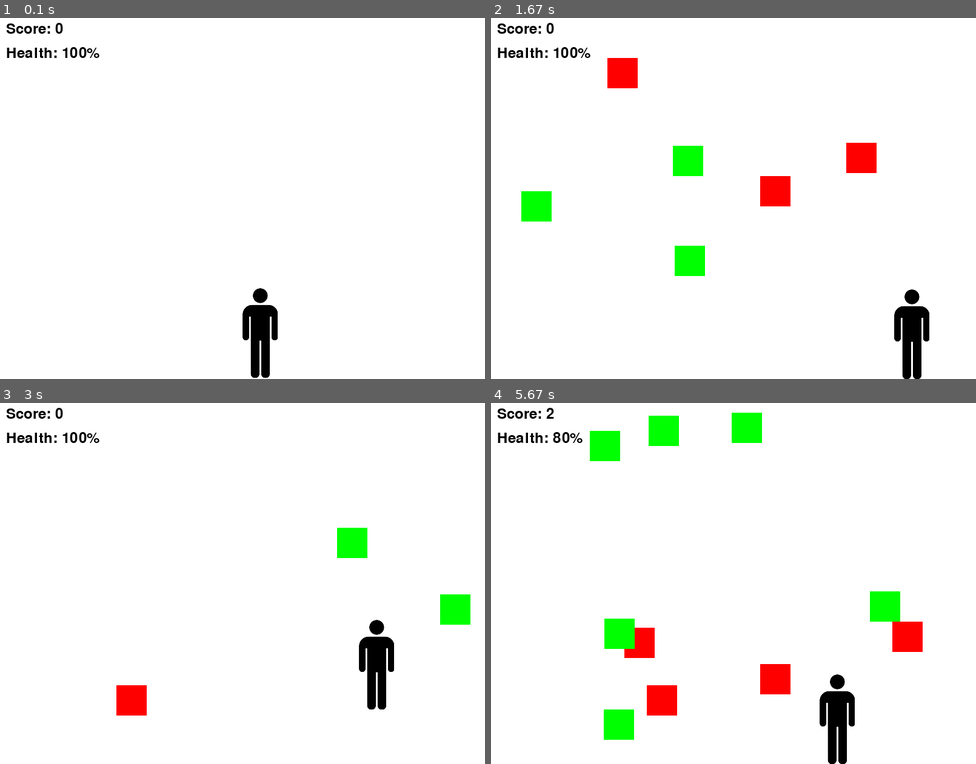
Above: before the commit, frames 1-4 (two rows, left to right).
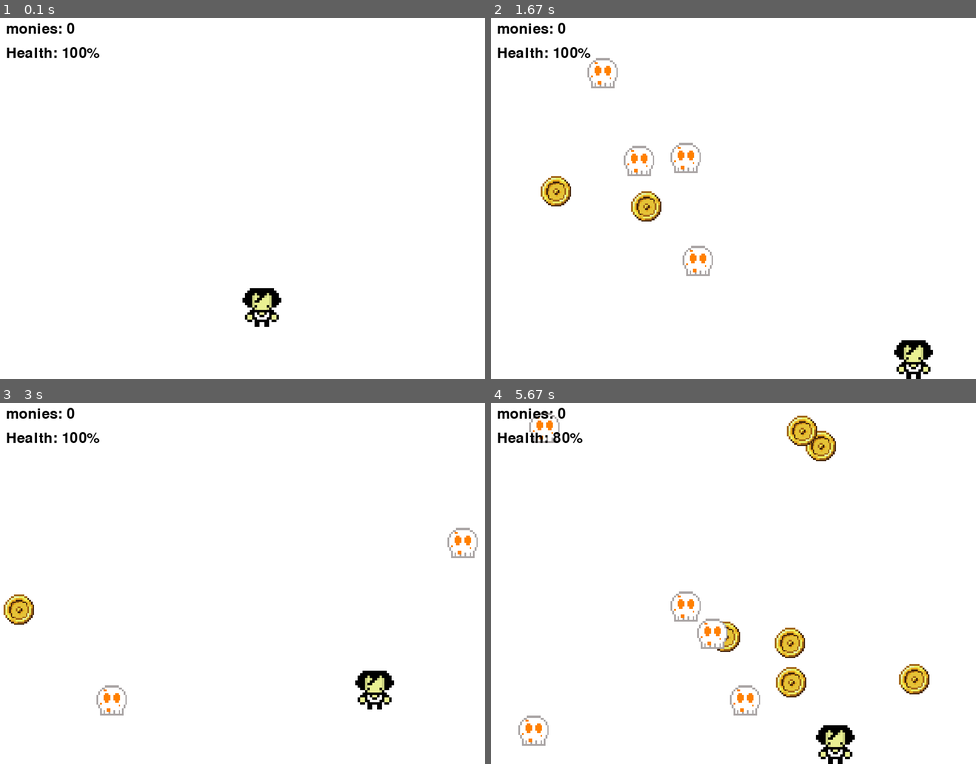
Above: after the commit, the same moments.

Repository: SohamKukreti/pygameworkshop
Game: pygame game, started from main.py
The game is run twice, just before and just after one commit, with the same random seed, the same clock (stepped at 60 frames per second) and the same inputs.
Inputs:
- Up to frame 1 (0.1 s): no input
- Up to frame 2 (1.67 s): hold S 0.33-0.8 s; hold Right 0.33-0.8 s; tap A at 0.83 s; hold Right 1.17-1.63 s
- Up to frame 3 (3 s): hold Up 1.67-1.97 s; hold Right 2-2.47 s; hold Left from 2.5 s (still down)
- Up to frame 4 (5.67 s): release Left at 3.03 s; hold Down 3.07-3.37 s; hold Left 3.4-3.8 s; hold Up 3.83-4.2 s; hold Right 4.23-4.87 s; hold Down 4.9-5.27 s; hold Left from 5.3 s (still down)

The runs differ from the first frame. In frame 1, 1.4% of the frame differs, in the area x 1-58%, y 1-100%; in frame 2, 5.7%; in frame 3, 3.7%; in frame 4, 9.4%, in the area x 1-91%, y 1-100%.

Commit message:
Add assets, Make improvements and add comments to explain code

Diff:
--- a/main.py
+++ b/main.py
@@ -1,116 +1,156 @@
-import pygame
-import random
+import pygame  # Importing the Pygame library to create games
+import random  # Importing the random library to generate random numbers
 
+# Initialize Pygame so we can use its functions
 pygame.init()
-clock = pygame.time.Clock()
+clock = pygame.time.Clock()  # Create a clock to manage frame rate
 
+# Set the screen size for the game
 screen_width = 800
 screen_height = 600
 
+# Create the game window with the specified width and height
 screen = pygame.display.set_mode((screen_width, screen_height))
-pygame.display.set_caption("OSDC workshop")
+pygame.display.set_caption("OSDC workshop")  # Set the title of the game window
 
+# Uncomment to load a background image (optional)
+#background = pygame.image.load("assets/background.png")
 
+# Game is running until set to False
 running = True
-item_x = screen_width // 2
-item_y = screen_height - screen_height // 4
-item_dx = 0
-item_dy = 0
-item = pygame.image.load("assets/person.png")
-item = pygame.transform.scale(item, (58, 148))
 
+# Set the initial position of the player
+player_x = screen_width // 2  # Center horizontally
+player_y = screen_height - screen_height // 4  # Place near the bottom
+player_dx = 0  # Change in x-direction (initially zero, i.e., no movement)
+player_dy = 0  # Change in y-direction (initially zero, i.e., no movement)
+
+# Load the player character image and resize it
+player = pygame.image.load("assets/character.png")
+player = pygame.transform.scale(player, (64, 64))
+
+# Load and resize the coin image (for green rectangles)
+coin_image = pygame.image.load("assets/coin.png")
+coin_image = pygame.transform.scale(coin_image, (50, 50))
+
+# Load and resize the skull image (for red rectangles)
+skull_image = pygame.image.load("assets/skull.png")
+skull_image = pygame.transform.scale(skull_image, (50, 50))
+
+# Initialize game score and player health
 score = 0
 health = 100
 
+# Define properties of the falling rectangles (coins and skulls)
 rect_width = 50
 rect_height = 50
-rect_speed = 5
-rectangles = []
+rect_speed = 5  # Speed at which the rectangles fall
+rectangles = []  # List to hold all the falling rectangles
 
-GREEN = (0, 255, 0)
-RED = (255, 0, 0)
+# Function to create a new rectangle (either a coin or a skull)
+def create_rectangle():
+    x = random.randint(0, screen_width - rect_width)  # Random horizontal position
+    color = 'green' if random.random() < 0.5 else 'red'  # Randomly choose color: green or red
+    return [x, 0, rect_width, rect_height, color]  # Return the rectangle as a list
 
+# Function to display everything on the screen
+def display():
+    screen.fill((255, 255, 255))  # Fill the screen with white (clear previous frame)
+    # Uncomment to draw a background image
+    #screen.blit(background, (0, 0))
 
-def create_rectangle():
-    x = random.randint(0, screen_width - rect_width)
-    color = GREEN if random.random() < 0.5 else RED
-    return [x, 0, rect_width, rect_height, color]
+    # Draw the player character at its current position
+    screen.blit(player, (player_x, player_y))
 
-def display():
-    screen.fill((255, 255, 255))
+    # Draw all the falling rectangles
+    for rect in rectangles:
+        if rect[4] == 'green':  # If rectangle is green, draw a coin
+            screen.blit(coin_image, (rect[0], rect[1]))
+        elif rect[4] == 'red':  # If rectangle is red, draw a skull
+            screen.blit(skull_image, (rect[0], rect[1]))
 
-    screen.blit(item, (item_x, item_y))
+    # Display the score and health in the top left corner
+    font = pygame.font.Font(None, 36)  # Set font and size
+    score_text = font.render(f"monies: {score}", True, (0, 0, 0))  # Create text for score
+    health_text = font.render(f"Health: {health}%", True, (0, 0, 0))  # Create text for health
+    screen.blit(score_text, (10, 10))  # Draw score on screen
+    screen.blit(health_text, (10, 50))  # Draw health on screen
 
-    for rect in rectangles:
-        pygame.draw.rect(screen, rect[4], (rect[0], rect[1], rect[2], rect[3]))
-
-    font = pygame.font.Font(None, 36)
-    score_text = font.render(f"Score: {score}", True, (0, 0, 0))
-    health_text = font.render(f"Health: {health}%", True, (0, 0, 0))
-    screen.blit(score_text, (10, 10))
-    screen.blit(health_text, (10, 50))
-
+    # Update the display to show all the drawn elements
     pygame.display.update()
 
+# Main game loop: this runs as long as `running` is True
 while running:
+    # Handle events like key presses or closing the window
     for event in pygame.event.get():
-        if event.type == pygame.QUIT:
+        if event.type == pygame.QUIT:  # If the user closes the window, stop running
             running = False
+        # Handle key down events to move the player
         if event.type == pygame.KEYDOWN:
             if event.key == pygame.K_RIGHT or event.key == pygame.K_d:
-                item_dx += 5
+                player_dx += 5  # Move right
             if event.key == pygame.K_DOWN or event.key == pygame.K_s:
-                item_dy += 5
+                player_dy += 5  # Move down
             if event.key == pygame.K_LEFT or event.key == pygame.K_a:
-                item_dx -= 5
+                player_dx -= 5  # Move left
             if event.key == pygame.K_UP or event.key == pygame.K_w:
-                item_dy -= 5
+                player_dy -= 5  # Move up
+        # Handle key up events to stop moving the player
         if event.type == pygame.KEYUP:
             if event.key == pygame.K_RIGHT or event.key == pygame.K_d:
-                item_dx -= 5
+                player_dx -= 5  # Stop moving right
             if event.key == pygame.K_DOWN or event.key == pygame.K_s:
-                item_dy -= 5
+                player_dy -= 5  # Stop moving down
             if event.key == pygame.K_LEFT or event.key == pygame.K_a:
-                item_dx += 5
+                player_dx += 5  # Stop moving left
             if event.key == pygame.K_UP or event.key == pygame.K_w:
-                item_dy += 5
+                player_dy += 5  # Stop moving up
 
-    item_x += item_dx
-    item_y += item_dy
+    # Update the player's position based on the direction changes
+    player_x += player_dx
+    player_y += player_dy
 
-    if item_x < 0:
-        item_x = 0
-    elif item_x + item.get_width() > screen_width:
-        item_x = screen_width - item.get_width()
-    if item_y < 0:
-        item_y = 0
-    elif item_y + item.get_height() > screen_height:
-        item_y = screen_height - item.get_height()
+    # Ensure the player does not move out of the screen bounds
+    if player_x < 0:
+        player_x = 0
+    elif player_x + player.get_width() > screen_width:
+        player_x = screen_width - player.get_width()
+    if player_y < 0:
+        player_y = 0
+    elif player_y + player.get_height() > screen_height:
+        player_y = screen_height - player.get_height()
 
+    # Randomly add new rectangles to fall (1 in every 20 frames)
     if random.randint(1, 20) == 1:
         rectangles.append(create_rectangle())
 
+    # Move each rectangle down by the specified speed
     for rect in rectangles:
         rect[1] += rect_speed
 
-    player_rect = pygame.Rect(item_x, item_y, item.get_width(), item.get_height())
-    new_rectangles = []
+    # Create rectangles representing the player and items to check collisions
+    player_rect = pygame.Rect(player_x, player_y, player.get_width(), player.get_height())
+    new_rectangles = []  # Create a new list for rectangles that remain on screen
     for rect in rectangles:
         rect_rect = pygame.Rect(rect[0], rect[1], rect[2], rect[3])
-        if player_rect.colliderect(rect_rect):
-            if rect[4] == GREEN:
+        if player_rect.colliderect(rect_rect):  # Check if the player collides with a rectangle
+            if rect[4] == 'green':  # If it is a green rectangle (coin), increase score
                 score += 1
-            elif rect[4] == RED:
+            elif rect[4] == 'red':  # If it is a red rectangle (skull), reduce health
                 health -= 20
-                if health <= 0:
+                if health <= 0:  # If health drops to 0 or below, stop the game
                     running = False
         else:
-            if rect[1] < screen_height:
+            if rect[1] < screen_height:  # Only keep rectangles still on the screen
                 new_rectangles.append(rect)
 
-    rectangles = new_rectangles
+    rectangles = new_rectangles  # Update the list of rectangles with the ones still active
 
+    # Draw everything on the screen
     display()
+
+    # Cap the frame rate at 60 frames per second
     clock.tick(60)
 
+# Quit Pygame after the game loop ends
 pygame.quit()
Binary file added: assets/background.png
Binary file added: assets/bg.webp
Binary file added: assets/character.png
Binary file added: assets/coin.png
Binary file added: assets/dollar.png
Binary file added: assets/skull.png
Binary file added: assets/ufo.png
